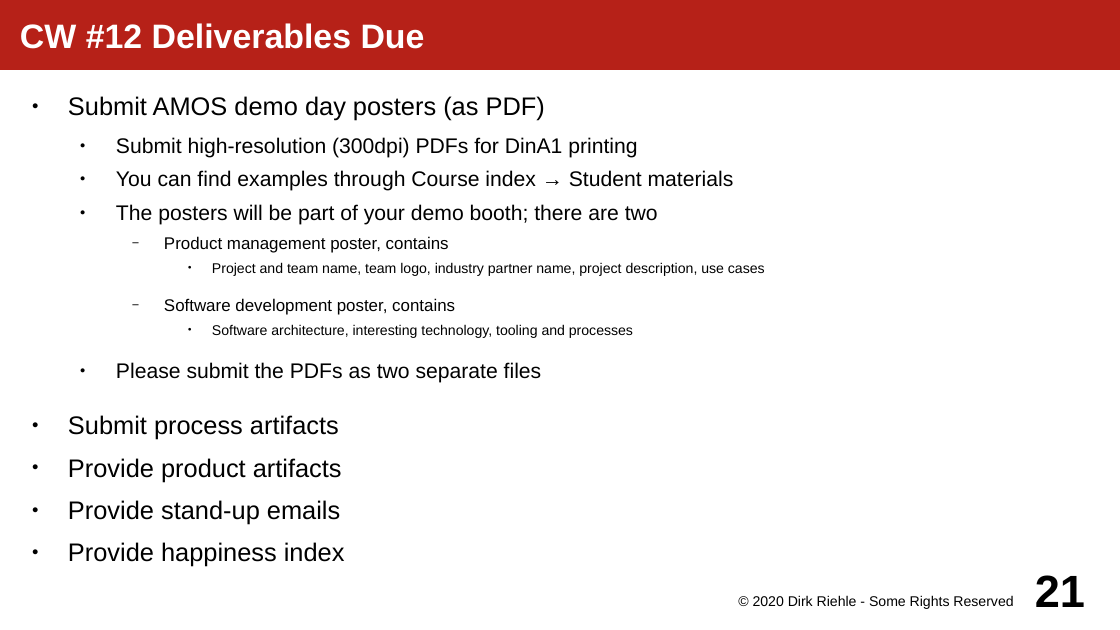
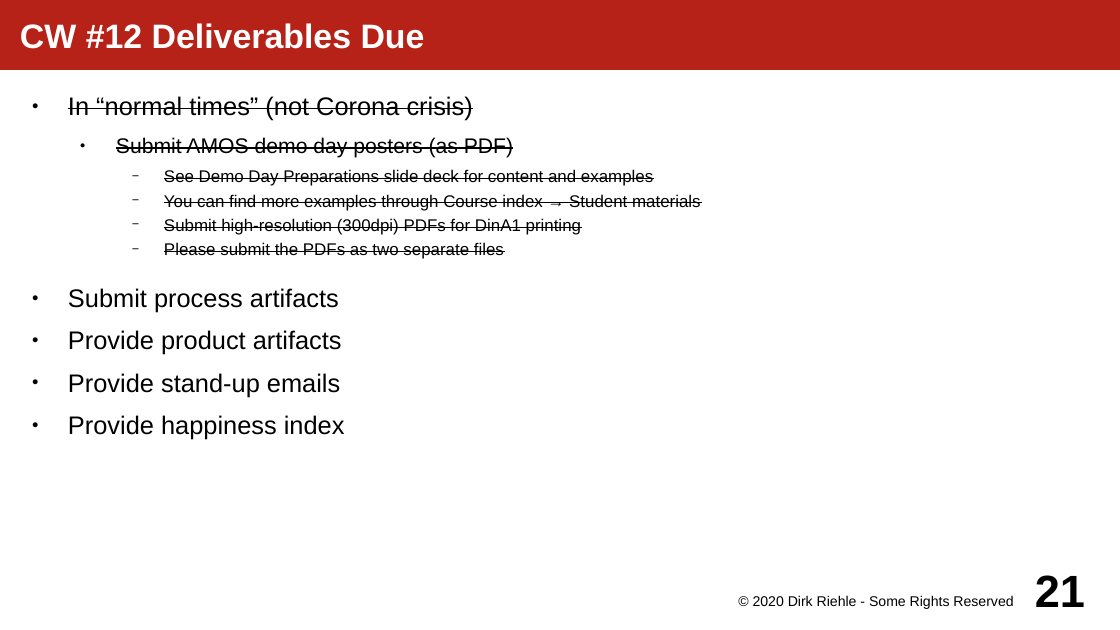
Before and after one commit to dirkriehle/amos-course, a slide deck: slide 21 of Lecture slides/AMOS A02 - Course Schedule.odp. Drawn at 1120x630 pixels with LibreOffice and Linux fonts; fonts in the diff are those of the drawing. Boxes give left, top, right and bottom in pixels: in the first picture for what was removed or moved away, otherwise in the second. Text is boxed around its words. In the diff, an @@ line names an element or a change of style, - is before the commit and + after.

Commit message:
Updated slides for an online (virtual) 2020 AMOS demo day

```diff
--- a/Lecture slides/AMOS A02 - Course Schedule.odp
+++ b/Lecture slides/AMOS A02 - Course Schedule.odp
@@ text at (68, 96, 473, 120): paragraph added @@
+● In “normal times” (not Corona crisis)
@@ text at (116, 137, 581, 259): size 18 to 15 pt in "Submit AMOS demo day posters (as PDF)"; strikethrough on in "Submit AMOS demo day posters (as PDF)", "Submit high-resolution (300dpi) PDFs for DinA1 printing", "Please submit the PDFs as two separate ..."; size 15 to 12 pt in "Submit high-resolution (300dpi) PDFs for DinA1 printing", "Please submit the PDFs as two separate ..."; list level 1 to 2 in "Submit AMOS demo day posters ..."; bullet ● to −; list level 2 to 3 in "Submit high-resolution (300dpi) PDFs for ..."; list level 2 to 3 in "Please submit the PDFs as ..." @@
@@ text at (116, 170, 765, 338): paragraphs removed @@
-  ● You can find examples through Course index → Student materials
-  ● The posters will be part of your demo booth; there are two
-    − Product management poster, contains
-      ● Project and team name, team logo, industry partner name, project description, use cases
-    − Software development poster, contains
-      ● Software architecture, interesting technology, tooling and processes
@@ text at (164, 169, 701, 211): paragraphs added @@
+    − See Demo Day Preparations slide deck for content and examples
+    − You can find more examples through Course index → Student materials
```
Also in this commit, not shown: 6 other slides changed, 4 other files.
